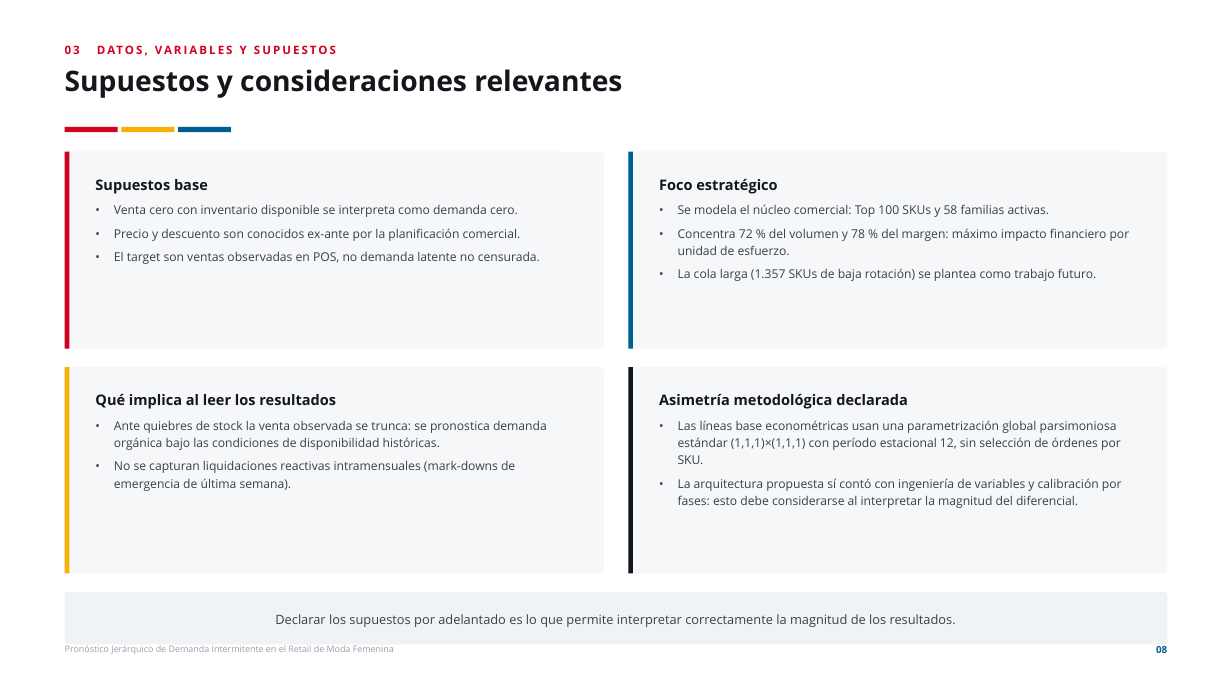
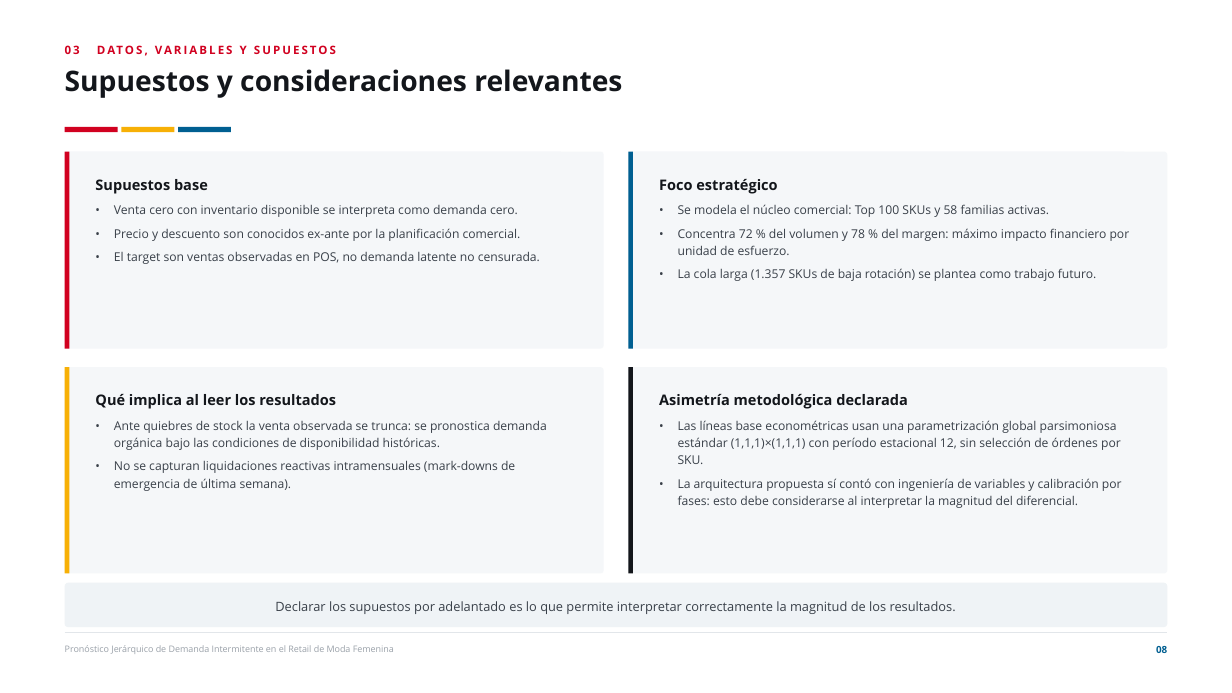
Before and after one commit to joako0o/PPT, a slide deck: slide 8 of Defensa_Tesis_Estructurada.pptx. Drawn at 1232x693 pixels with LibreOffice and Linux fonts; fonts in the diff are those of the drawing. Boxes give left, top, right and bottom in pixels: in the first picture for what was removed or moved away, otherwise in the second. Text is boxed around its words. In the diff, an @@ line names an element or a change of style, - is before the commit and + after.

```diff
--- a/Defensa_Tesis_Estructurada.pptx
+++ b/Defensa_Tesis_Estructurada.pptx
@@ rounded rectangle: place and size @@
-rounded rectangle at (65, 592, 1167, 644)
+rounded rectangle at (65, 583, 1167, 627)
@@ rounded rectangle at (65, 583, 1167, 627): proportions changed @@
@@ text "Declarar los supuestos por adelantado ...": place and size @@
-text "Declarar los supuestos por adelantado ..." at (275, 614, 956, 627)
+text "Declarar los supuestos por adelantado ..." at (275, 601, 956, 614)
```
Also in this commit, not shown: 9 other slides changed, 3 slides added, 1 slide removed, 4 other files.
